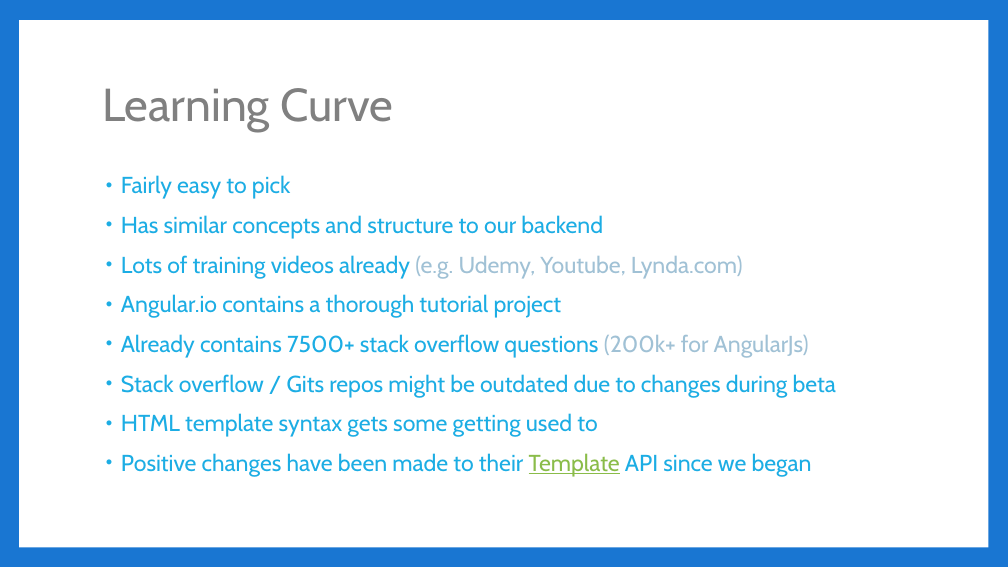
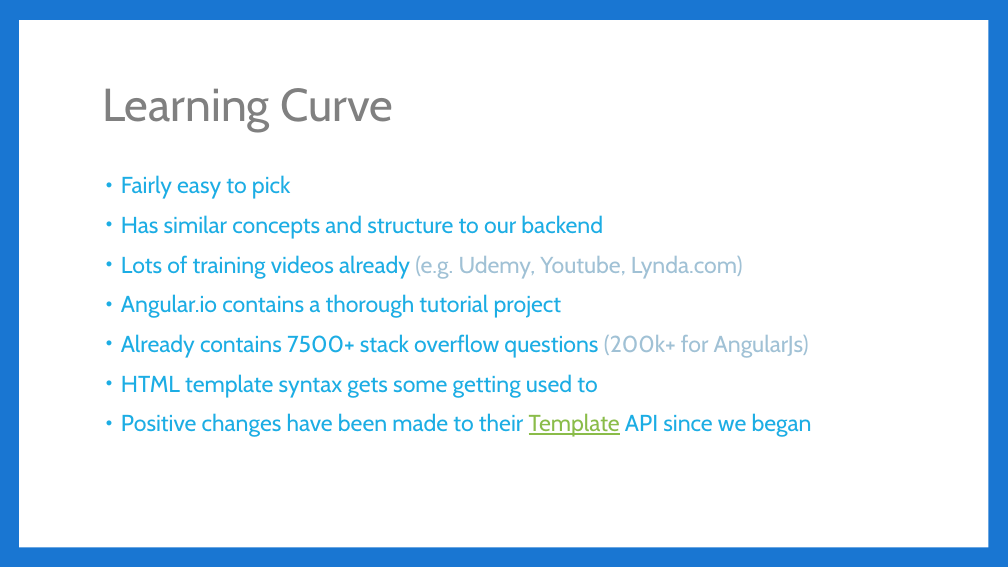
Before and after one commit to jbicks/angular2-demo, a slide deck: slide 7 of Angular2.pptx. Drawn at 1008x567 pixels with LibreOffice and Linux fonts; fonts in the diff are those of the drawing. Boxes give left, top, right and bottom in pixels: in the first picture for what was removed or moved away, otherwise in the second. Text is boxed around its words. In the diff, an @@ line names an element or a change of style, - is before the commit and + after.

```diff
--- a/Angular2.pptx
+++ b/Angular2.pptx
@@ text at (121, 374, 836, 398): paragraph removed @@
-• Stack overflow / Gits repos might be outdated due to changes during beta
```
Also in this commit, not shown: 2 other slides changed.
